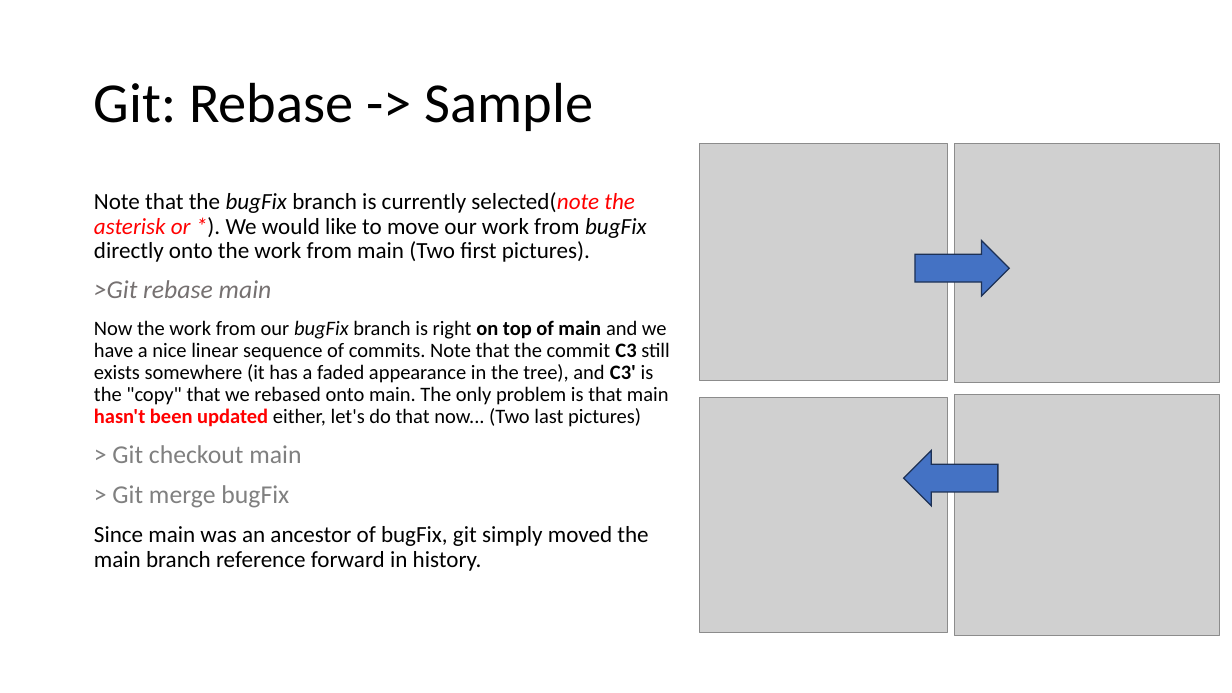
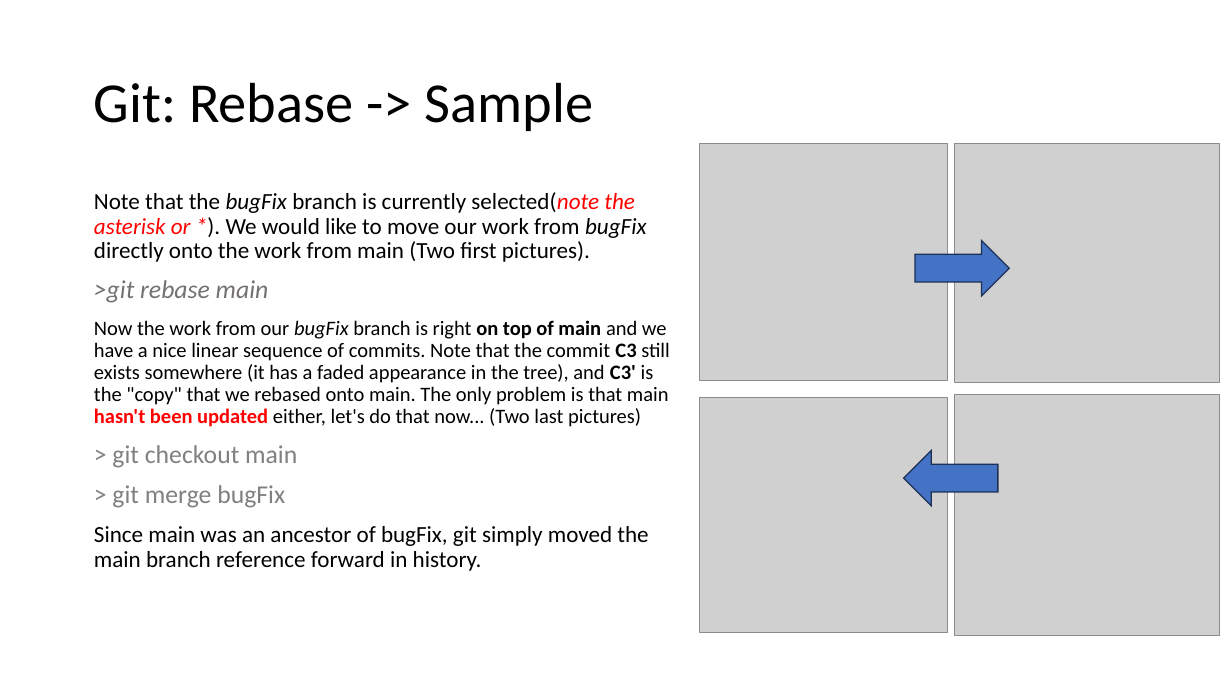
Before and after one commit to fmontazeri/Knowledeg, a slide deck: slide 9 of GitLearning.pptx. Drawn at 1232x693 pixels with LibreOffice and Linux fonts; fonts in the diff are those of the drawing; grey boxes stand for pictures. Boxes give left, top, right and bottom in pixels: in the first picture for what was removed or moved away, otherwise in the second. Text is boxed around its words. In the diff, an @@ line names an element or a change of style, - is before the commit and + after.

Commit message:
GitLearning - rebase - git head - detached head state

```diff
--- a/GitLearning.pptx
+++ b/GitLearning.pptx
@@ text at bbox=[94, 280, 269, 303]: text changed @@
->Git rebase main
+>git rebase main
@@ text at bbox=[112, 445, 297, 508]: text changed @@
-> Git checkout main
-> Git merge bugFix
+> git checkout main
+> git merge bugFix
```
Also in this commit, not shown: 4 other slides changed, 4 slides added, 2 slides removed.
